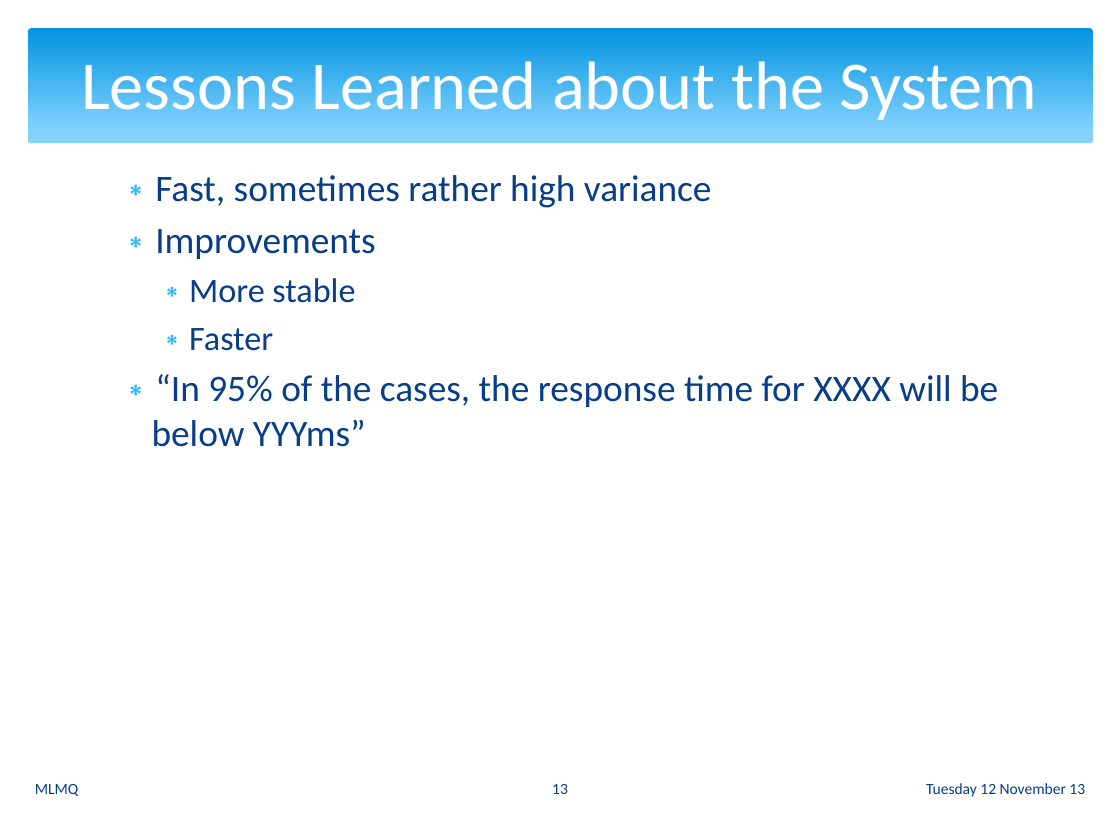
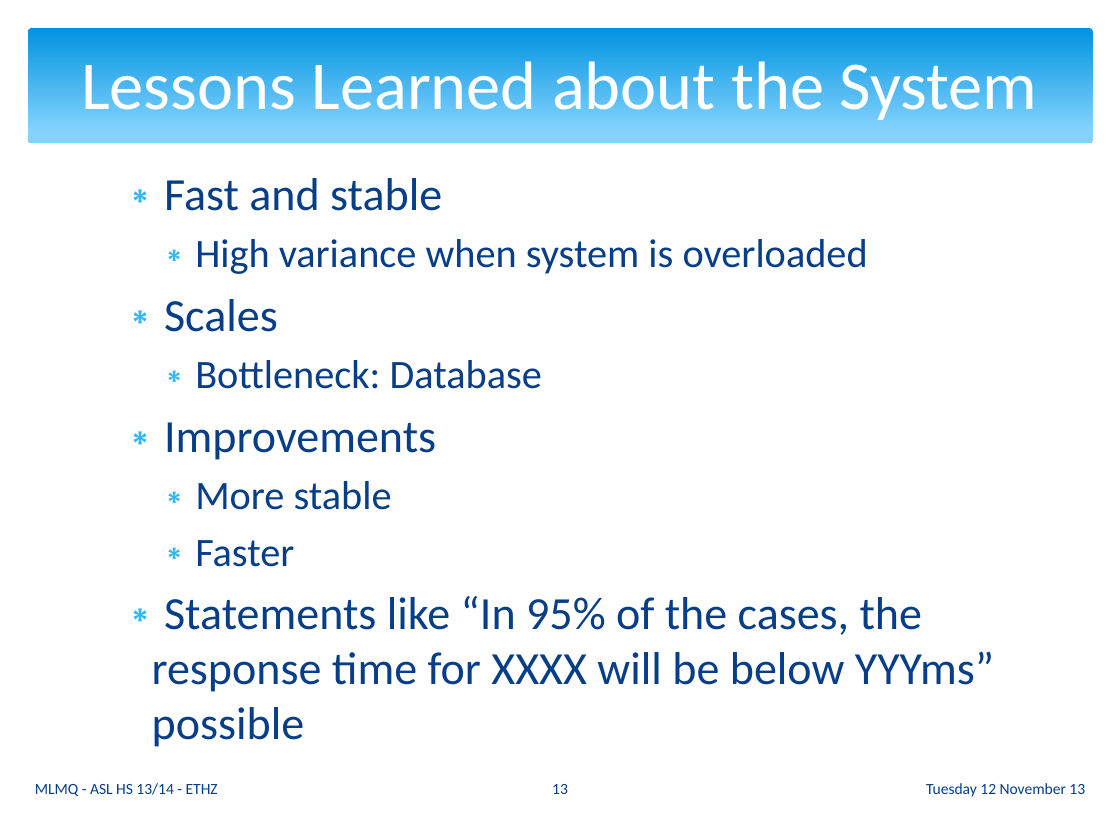
Before and after one commit to ganzm/AdvancedSystemsLab2013, a slide deck: slide 13 of doc/presentations/03 Milestone Presentation/mlmq.pptx. Drawn at 1120x840 pixels with LibreOffice and Linux fonts; fonts in the diff are those of the drawing. Boxes give left, top, right and bottom in pixels: in the first picture for what was removed or moved away, otherwise in the second. Text is boxed around its words. In the diff, an @@ line names an element or a change of style, - is before the commit and + after.

Commit message:
presentation

```diff
--- a/doc/presentations/03 Milestone Presentation/mlmq.pptx
+++ b/doc/presentations/03 Milestone Presentation/mlmq.pptx
@@ text at bbox=[164, 178, 868, 389]: text changed; size 24 to 25.9 pt @@
-∗ Fast, sometimes rather high variance
+∗ Fast and stable
+  ∗ High variance when system is overloaded
+∗ Scales
+  ∗ Bottleneck: Database
@@ text at bbox=[164, 422, 436, 567]: size 24 to 29.6 pt in "Improvements"; size 22 to 25.9 pt in "More stable", "Faster"; more space between paragraphs @@
@@ text at bbox=[152, 596, 994, 747]: text changed; size 24 to 29.6 pt @@
-∗ “In 95% of the cases, the response time for XXXX will be below YYYms”
+∗ Statements like “In 95% of the cases, the response time for XXXX will be below YYYms” possible
@@ text at bbox=[35, 783, 218, 796]: text changed @@
-MLMQ
+MLMQ - ASL HS 13/14 - ETHZ
```
Also in this commit, not shown: 13 other slides changed.
